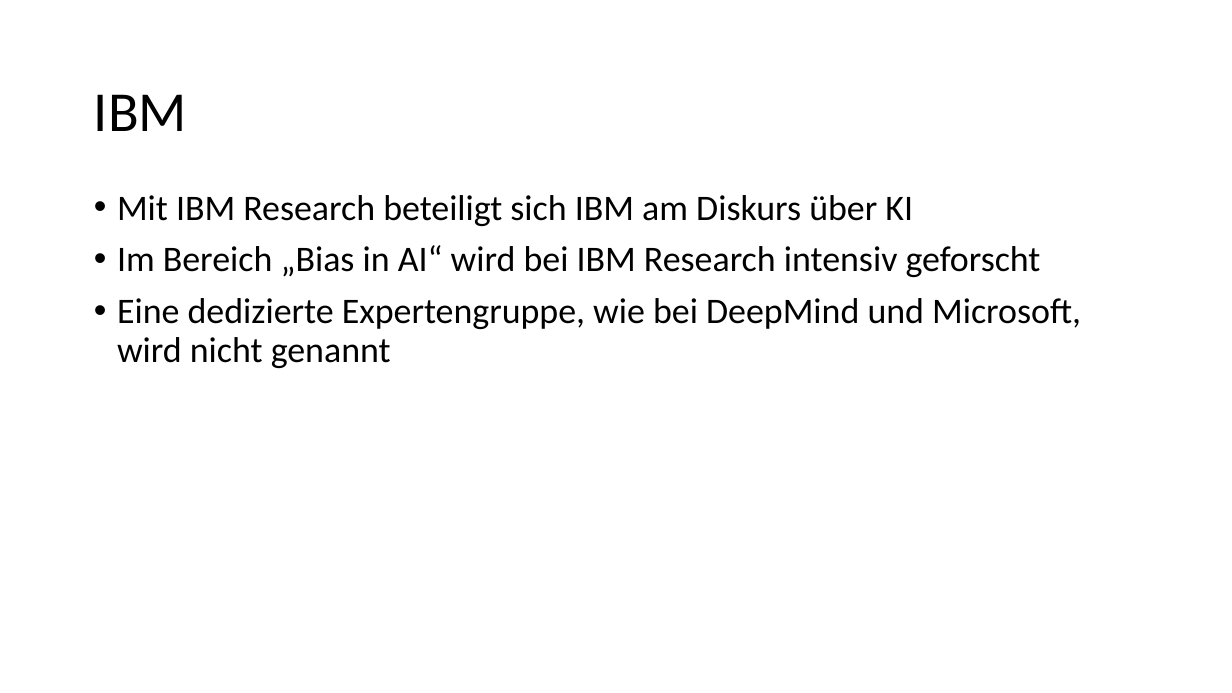
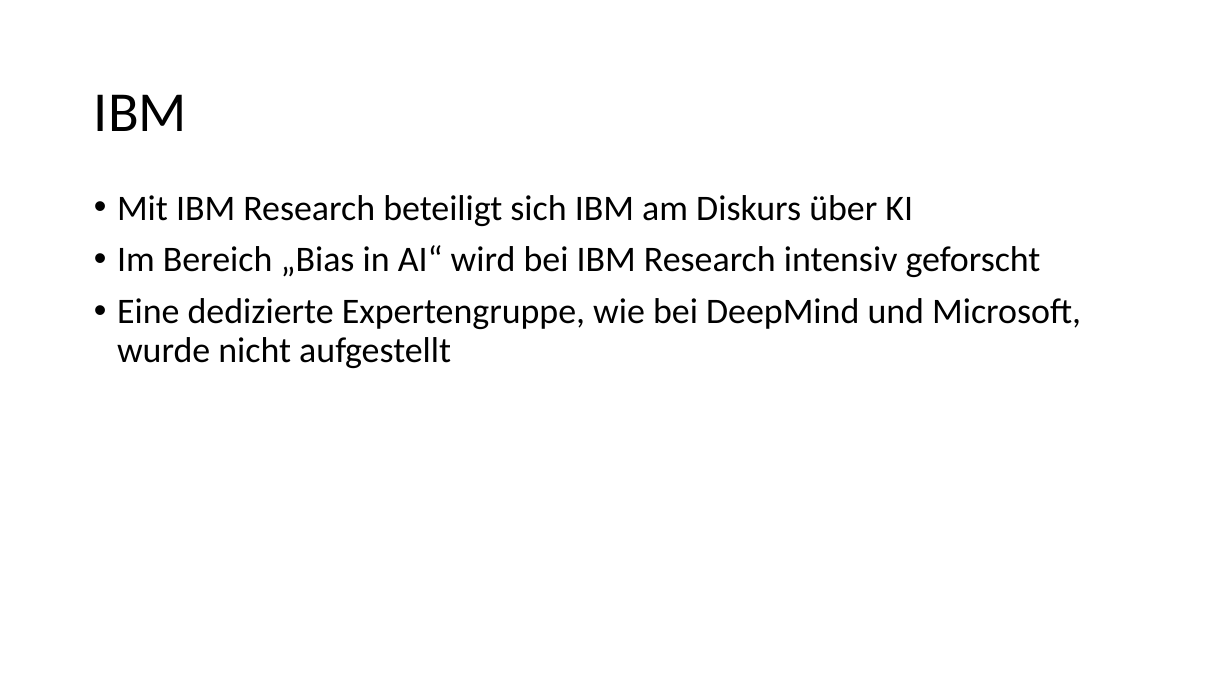
Before and after one commit to bosinoliver/ros-kinect-roboticarm, a slide deck: slide 23 of Kognitive Systeme Vortrag/Ethics in AI.pptx (slide 24 before the commit). Drawn at 1232x693 pixels with LibreOffice and Linux fonts; fonts in the diff are those of the drawing; background and template pictures are left out. Boxes give left, top, right and bottom in pixels: in the first picture for what was removed or moved away, otherwise in the second. Text is boxed around its words. In the diff, an @@ line names an element or a change of style, - is before the commit and + after.

```diff
--- a/Kognitive Systeme Vortrag/Ethics in AI.pptx
+++ b/Kognitive Systeme Vortrag/Ethics in AI.pptx
@@ text at [117, 298, 1081, 368]: text changed @@
-• Eine dedizierte Expertengruppe, wie bei DeepMind und Microsoft, wird nicht genannt
+• Eine dedizierte Expertengruppe, wie bei DeepMind und Microsoft, wurde nicht aufgestellt
```
Also in this commit, not shown: 7 other slides changed, 9 slides added, 2 slides removed, 1 other file.
